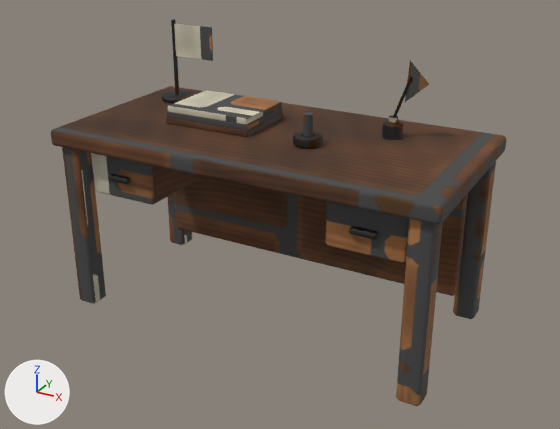
An edit to the FBX model Assets/Proto/Resources/Furniture/SchoolClub/Furn_Council_PresidentDesk.fbx, drawn before and after from the same camera.
Rendered twice from a 50 mm lens placed at (1.41, -2.53, 1.7), pointed at (0.04, -0.04, 0.45). Lighting does not change. The marker at lower left points along +X, +Y and +Z. The older version comes first. Vertices at exactly the same position are counted once.

Script lines for the objects in view, before the commit:
```python
me_furn_council_presidentdesk_mesh_001 = bpy.data.meshes.new('Furn_Council_PresidentDesk_Mesh.001')
me_furn_council_presidentdesk_mesh_001.from_pydata(...)  # 570 vertices, 1057 faces; spans x -0.8..0.8, y -0.4..0.4, z 0.0..1.13
# faces by material slot: [448, 432, 177]
me_furn_council_presidentdesk_mesh_001.materials.append(mat_wood_dark_council_presidentdesk)  # picture img_furn_council_presidentdesk_basecolor_png
me_furn_council_presidentdesk_mesh_001.materials.append(mat_metal_brass_council_presidentdesk)  # picture img_furn_council_presidentdesk_basecolor_png
me_furn_council_presidentdesk_mesh_001.materials.append(mat_fabric_linen_council_presidentdesk)  # picture img_furn_council_presidentdesk_basecolor_png
ob_furn_council_presidentdesk = bpy.data.objects.new('Furn_Council_PresidentDesk', me_furn_council_presidentdesk_mesh_001)
ob_furn_council_presidentdesk.location = (0.0, 0.0, 0.0)
```
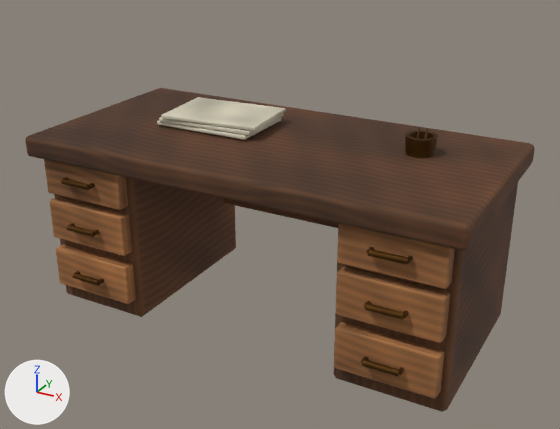
What differs and where, as boxes (x1, y1, x2, y2) in the pictures (560 x 429 px; the box of a moved part takes in the faces that stretch with it):
'Furn_Council_PresidentDesk', reshaped (12% wider, 16% shorter): before (51, 19, 506, 406); after (25, 88, 535, 412)
part 1 of me_furn_council_presidentdesk_mesh_001, moved or reshaped: before (51, 86, 506, 224); after (25, 88, 535, 250)
part 2 of me_furn_council_presidentdesk_mesh_001, moved or reshaped: before (166, 113, 283, 137); after (56, 244, 136, 304)
part 3 of me_furn_council_presidentdesk_mesh_001, moved or reshaped: before (168, 90, 282, 124); after (50, 197, 132, 256)
part 4 of me_furn_council_presidentdesk_mesh_001, moved or reshaped: before (174, 23, 213, 61); after (44, 159, 128, 210)
part 5 of me_furn_council_presidentdesk_mesh_001, moved or reshaped: before (175, 176, 468, 296); after (334, 322, 444, 399)
part 6 of me_furn_council_presidentdesk_mesh_001, moved or reshaped: before (325, 201, 409, 263); after (336, 267, 450, 343)
part 7 of me_furn_council_presidentdesk_mesh_001, moved or reshaped: before (92, 153, 204, 205); after (337, 224, 455, 289)
part 8 of me_furn_council_presidentdesk_mesh_001, moved or reshaped: before (167, 107, 282, 131); after (157, 118, 281, 140)
part 9 of me_furn_council_presidentdesk_mesh_001, moved or reshaped: before (393, 76, 413, 117); after (416, 127, 421, 139)
part 10 of me_furn_council_presidentdesk_mesh_001, deleted: before (62, 19, 496, 406)
part 11 of me_furn_council_presidentdesk_mesh_001, added (brown): after (54, 97, 518, 412)

Patch to the scene script:
```diff
--- a/Assets/Proto/Resources/Furniture/SchoolClub/Furn_Council_PresidentDesk.fbx.py
+++ b/Assets/Proto/Resources/Furniture/SchoolClub/Furn_Council_PresidentDesk.fbx.py
@@ me_furn_council_presidentdesk_mesh_001 @@
-me_furn_council_presidentdesk_mesh_001.from_pydata(...)  # 570 vertices, 1057 faces; spans x -0.8..0.8, y -0.4..0.4, z 0.0..1.13
+me_furn_council_presidentdesk_mesh_001.from_pydata(...)  # 690 vertices, 1260 faces; spans x -0.9..0.9, y -0.45..0.45, z 0.0..0.85
+# me_furn_council_presidentdesk_mesh_001 part 1: the loose piece of 56 vertices spanning x -0.8..0.8, y -0.4..0.4, z 0.71..0.78 is scaled about its middle by (1.12, 1.11, 1.3), then moved by (0.0, 0.0, -0.04)
+# me_furn_council_presidentdesk_mesh_001 part 2: the loose piece of 24 vertices spanning x -0.44..-0.06, y -0.11..0.17, z 0.78..0.81 is scaled about its middle by (0.986, 0.193, 7.55), then moved by (-0.4, -0.41, -0.62), in mat_wood_light_council_presidentdesk (picture img_furn_council_presidentdesk_basecolor_png)
+# me_furn_council_presidentdesk_mesh_001 part 3: the loose piece of 24 vertices spanning x -0.43..-0.07, y -0.11..0.17, z 0.83..0.85 is scaled about its middle by (1.02, 0.2, 7.55), then moved by (-0.4, -0.41, -0.45), in mat_wood_light_council_presidentdesk (picture img_furn_council_presidentdesk_basecolor_png)
+# me_furn_council_presidentdesk_mesh_001 part 4: the loose piece of 24 vertices spanning x -0.61..-0.41, y 0.2, z 0.97..1.12 is scaled about its middle by (1.98, 9.59, 1.17), then moved by (-0.14, -0.58, -0.46), in mat_wood_light_council_presidentdesk (picture img_furn_council_presidentdesk_basecolor_png)
+# me_furn_council_presidentdesk_mesh_001 part 5: the loose piece of 24 vertices spanning x -0.7..0.7, y 0.25..0.3, z 0.11..0.71 is scaled about its middle by (0.268, 1.53, 0.275), then moved by (0.65, -0.65, -0.24), in mat_wood_light_council_presidentdesk (picture img_furn_council_presidentdesk_basecolor_png)
+# me_furn_council_presidentdesk_mesh_001 part 6: the loose piece of 24 vertices spanning x 0.37..0.67, y -0.32..0.29, z 0.51..0.69 is scaled about its middle by (1.29, 0.0927, 0.963), then moved by (0.13, -0.36, -0.21), in mat_wood_light_council_presidentdesk (picture img_furn_council_presidentdesk_basecolor_png)
+# me_furn_council_presidentdesk_mesh_001 part 7: the loose piece of 24 vertices spanning x -0.67..-0.37, y -0.32..0.29, z 0.51..0.69 is scaled about its middle by (1.29, 0.0927, 0.963), then moved by (1.17, -0.36, -0.01), in mat_wood_light_council_presidentdesk (picture img_furn_council_presidentdesk_basecolor_png)
+# me_furn_council_presidentdesk_mesh_001 part 8: the loose piece of 24 vertices spanning x -0.44..-0.06, y -0.11..0.17, z 0.8..0.83 is scaled about its middle by (1.12, 1.05, 0.579), then moved by (-0.05, 0.03, -0.05)
+# me_furn_council_presidentdesk_mesh_001 part 9: the loose piece of 14 vertices spanning x 0.42..0.48, y 0.15..0.17, z 0.85..1.02 is scaled about its middle by (0.175, 0.662, 0.529), then moved by (0.09, -0.05, -0.13), in mat_wood_dark_council_presidentdesk (picture img_furn_council_presidentdesk_basecolor_png)
+# me_furn_council_presidentdesk_mesh_001 part 10: 11 loose pieces with 332 vertices, spanning x -0.78..0.78, y -0.38..0.38, z 0.0..1.13, are deleted
+# me_furn_council_presidentdesk_mesh_001 part 11: 382 vertices added at x -0.87..0.87, y -0.45..0.39, z 0.0..0.82
+# other edits to the shape of me_furn_council_presidentdesk_mesh_001 do not show in these pictures
 me_furn_council_presidentdesk_mesh_001.materials.append(mat_wood_dark_council_presidentdesk)
@@ me_furn_council_presidentdesk_mesh_001 @@
 me_furn_council_presidentdesk_mesh_001.materials.append(mat_fabric_linen_council_presidentdesk)
+me_furn_council_presidentdesk_mesh_001.materials.append(mat_wood_light_council_presidentdesk)  # picture img_furn_council_presidentdesk_basecolor_png
```
